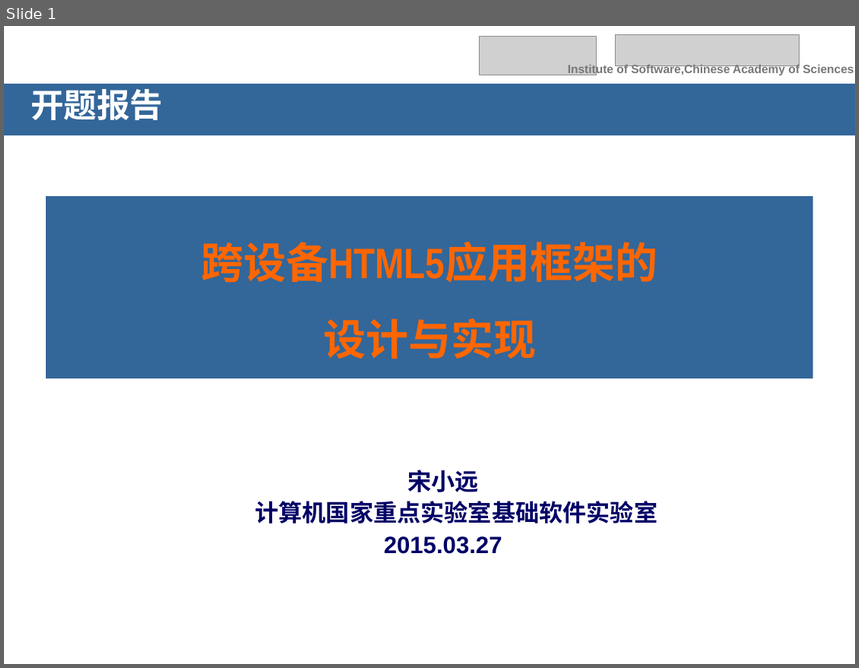
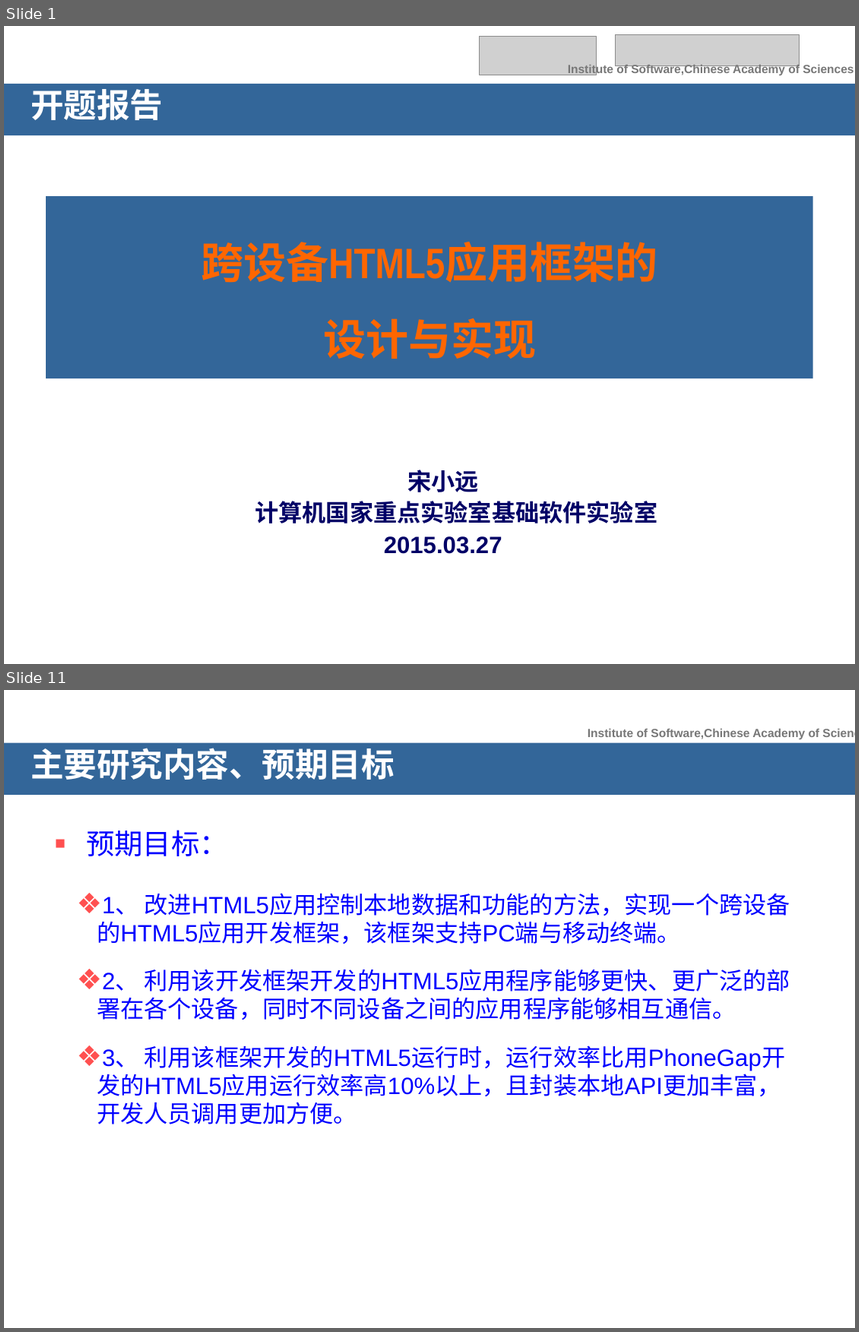
Before and after one commit to songxiaoyuan/MyOrdinaryFiles, a slide deck: 开题报告/开题报告_宋小远.ppt. Shown one above the other, each under a label of ours: slide 1 before the commit, slides 1 and 11 after it; the slides between them are not shown. The pictures are 859x668 and 859x1332 pixels, drawn with LibreOffice and Linux fonts; fonts in the diff are those of the drawing; grey boxes stand for pictures; background and template pictures are left out. Boxes give left, top, right and bottom in pixels: in the first picture for what was removed or moved away, otherwise in the second. Text is boxed around its words. In the diff, an @@ line names an element or a change of style, - is before the commit and + after.

```diff
--- a/开题报告/开题报告_宋小远.ppt
+++ b/开题报告/开题报告_宋小远.ppt
@@ slide 11 added at bbox=[4, 690, 855, 1328], background picture (left out) @@
@@ text added at bbox=[588, 729, 820, 739], 10 pt, text #777777, bold @@
+Institute of Software,Chinese Academy of Sciences
@@ title added at bbox=[4, 742, 855, 795], fill #336699, 28 pt, text #FFFFFF, bold @@
+主要研究内容、预期目标
@@ text added at bbox=[86, 830, 791, 1125], 20 pt, text #0000FF @@
+▪ 预期目标：
+  ❖ 1、 改进HTML5应用控制本地数据和功能的方法，实现一个跨设备的HTML5应用开发框架，该框架支持PC端与移动终端。
+  ❖ 2、 利用该开发框架开发的HTML5应用程序能够更快、更广泛的部署在各个设备，同时不同设备之间的应用程序能够相互通信。
+  ❖ 3、 利用该框架开发的HTML5运行时，运行效率比用PhoneGap开发的HTML5应用运行效率高10%以上，且封装本地API更加丰富，开发人员调用更加方便。
```
Also in this commit, not shown: 8 slides changed, 11 other slides added, 12 slides removed, 15 other files.
